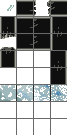
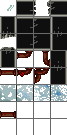
Revision of a layered 67 × 135 image; what changed, layer by layer:
added layer "Eingefügte Ebene" above "Ebene 2" over (0, 51, 50, 118)
